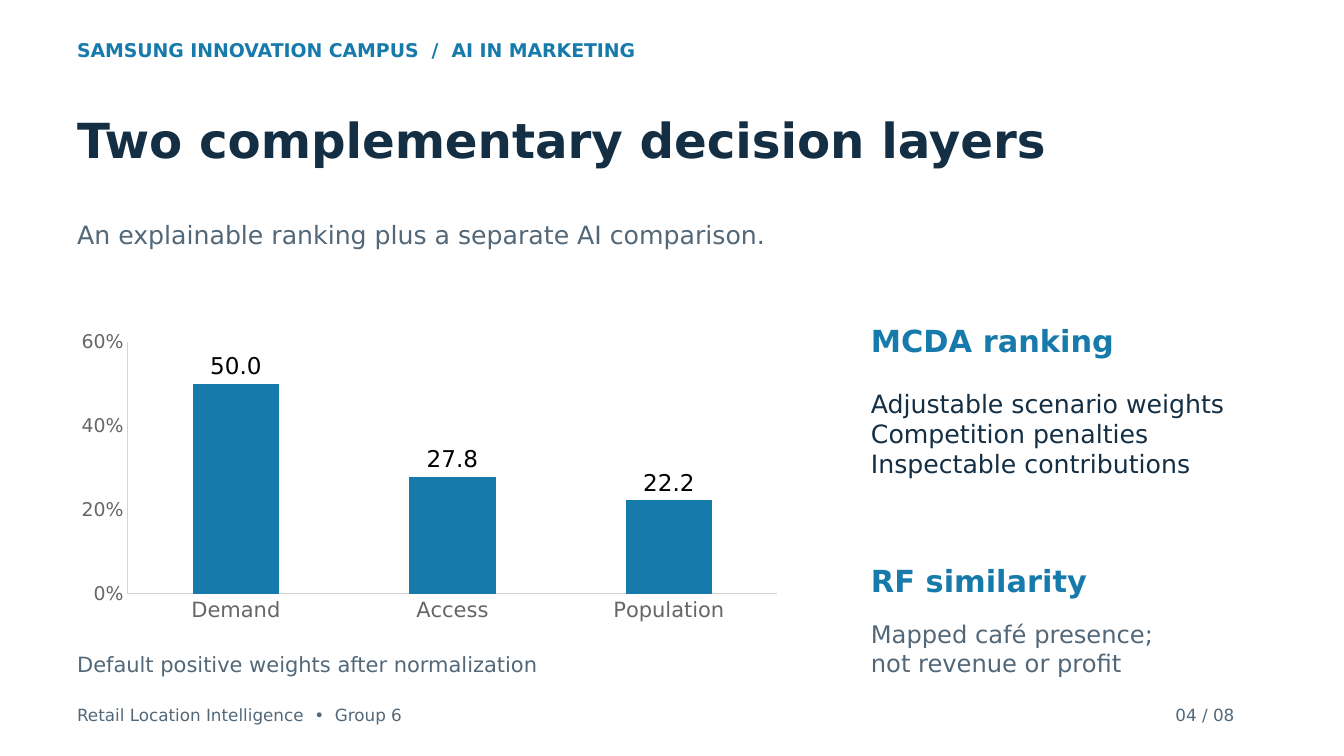
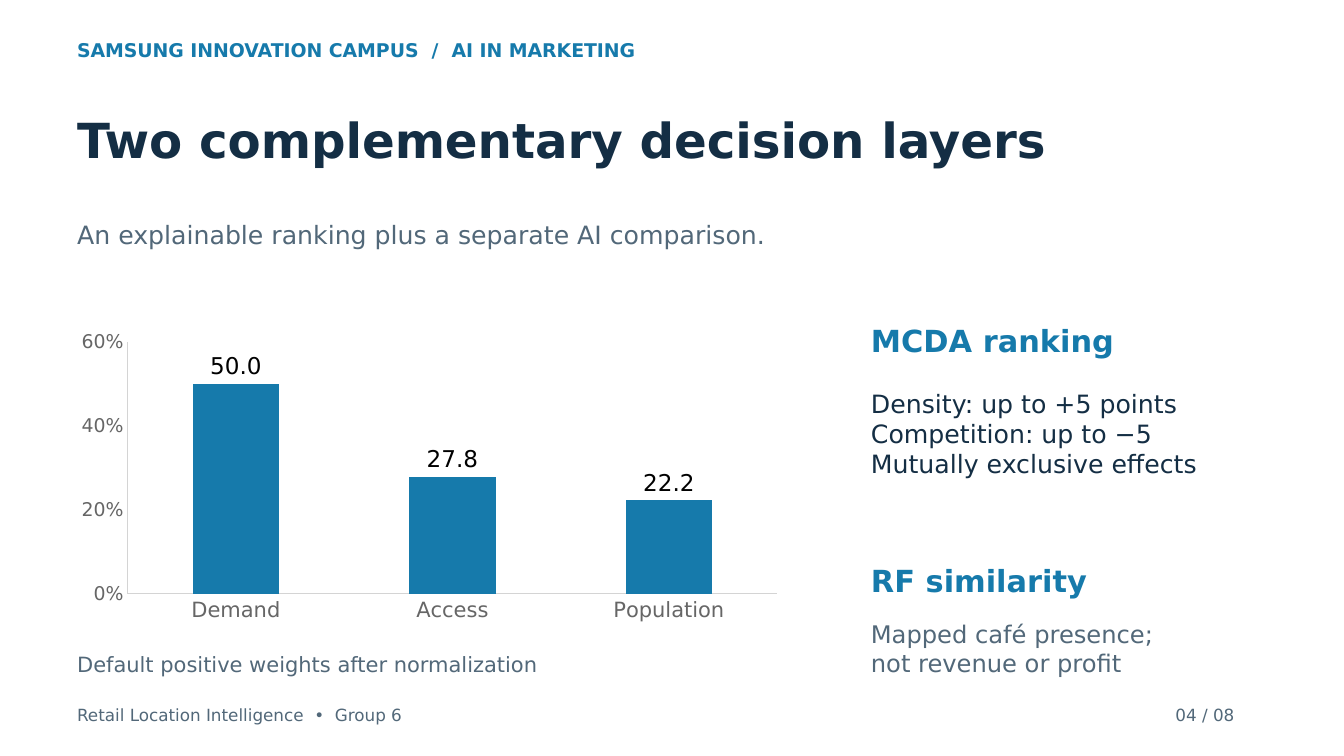
Before and after one commit to edasaruhan/SIC_AI_17_Capstone_Group_6, a slide deck: slide 4 of docs/Capstone_Presentation.pptx. Drawn at 1344x756 pixels with LibreOffice and Linux fonts; fonts in the diff are those of the drawing. Boxes give left, top, right and bottom in pixels: in the first picture for what was removed or moved away, otherwise in the second. Text is boxed around its words. In the diff, an @@ line names an element or a change of style, - is before the commit and + after.

Commit message:
Update capstone deck and guide for density and SDGs

```diff
--- a/docs/Capstone_Presentation.pptx
+++ b/docs/Capstone_Presentation.pptx
@@ text at <box>871,394,1197,479</box>: text changed @@
-Adjustable scenario weights
-Competition penalties
-Inspectable contributions
+Density: up to +5 points
+Competition: up to −5
+Mutually exclusive effects
```
Also in this commit, not shown: 3 other slides changed, 1 other file.
